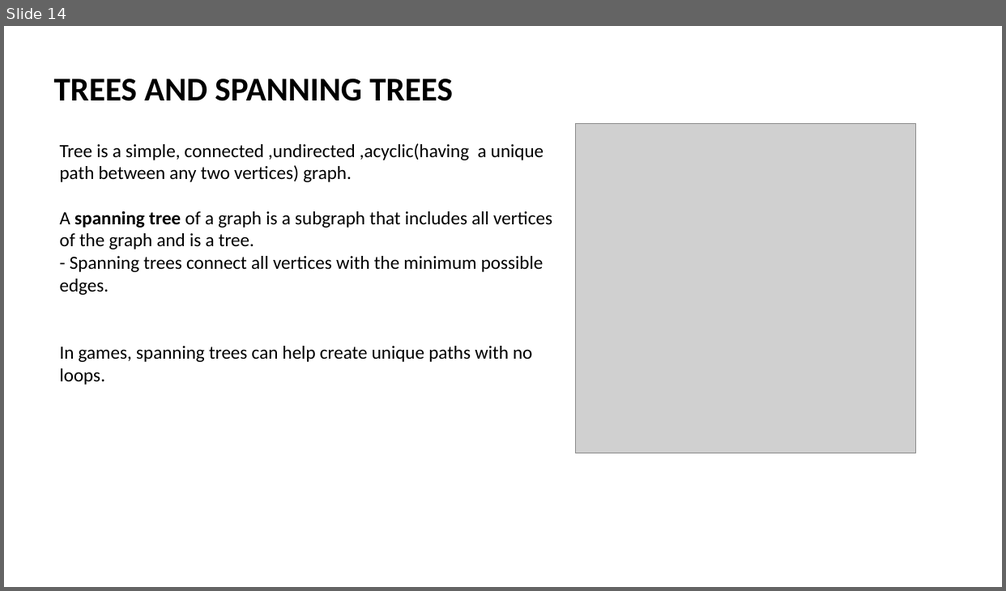
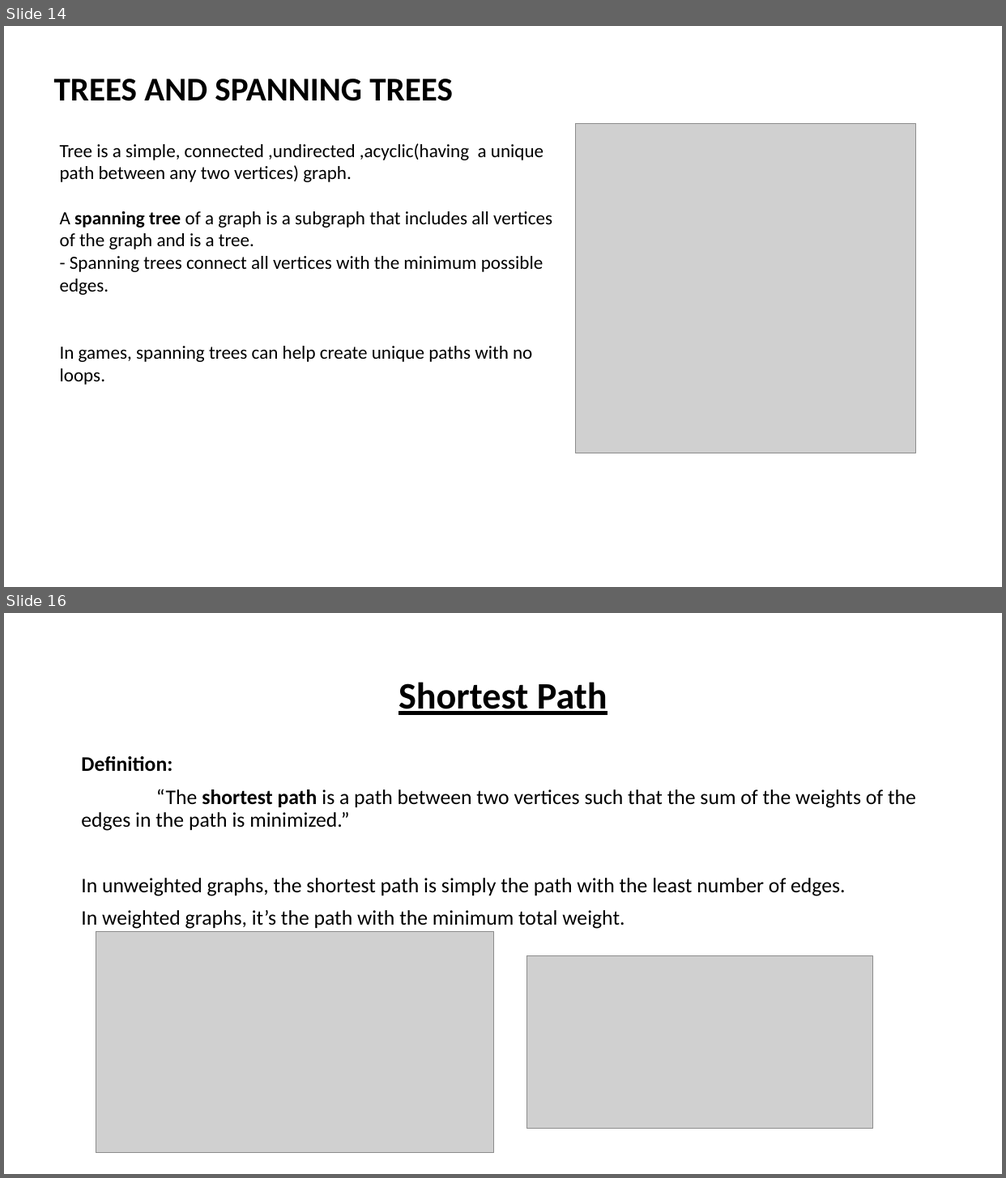
Before and after one commit to ibmbt/group5_graphtheory, a slide deck: group5_graphtheory.pptx. Shown one above the other, each under a label of ours: slide 14 before the commit, slides 14 and 16 after it; the slides between them are not shown. The pictures are 1006x591 and 1006x1178 pixels, drawn with LibreOffice and Linux fonts; fonts in the diff are those of the drawing; grey boxes stand for pictures. Boxes give left, top, right and bottom in pixels: in the first picture for what was removed or moved away, otherwise in the second. Text is boxed around its words. In the diff, an @@ line names an element or a change of style, - is before the commit and + after.

```diff
--- a/group5_graphtheory.pptx
+++ b/group5_graphtheory.pptx
@@ slide 16 added at (4, 613, 1002, 1174), background #FFFFFF @@
@@ title added at (398, 682, 607, 715), 36 pt, text #000000, bold, underline @@
+Shortest Path
@@ text added at (81, 756, 916, 929), 20 pt, text #000000 @@
+Definition:
+“The shortest path is a path between two vertices such that the sum of the weights of the edges in the path is minimized.”
+In unweighted graphs, the shortest path is simply the path with the least number of edges.
+In weighted graphs, it’s the path with the minimum total weight.
@@ picture added at (96, 932, 493, 1153) @@
@@ picture added at (526, 956, 872, 1129) @@
```
Also in this commit, not shown: 4 other slides added, 1 other file.
